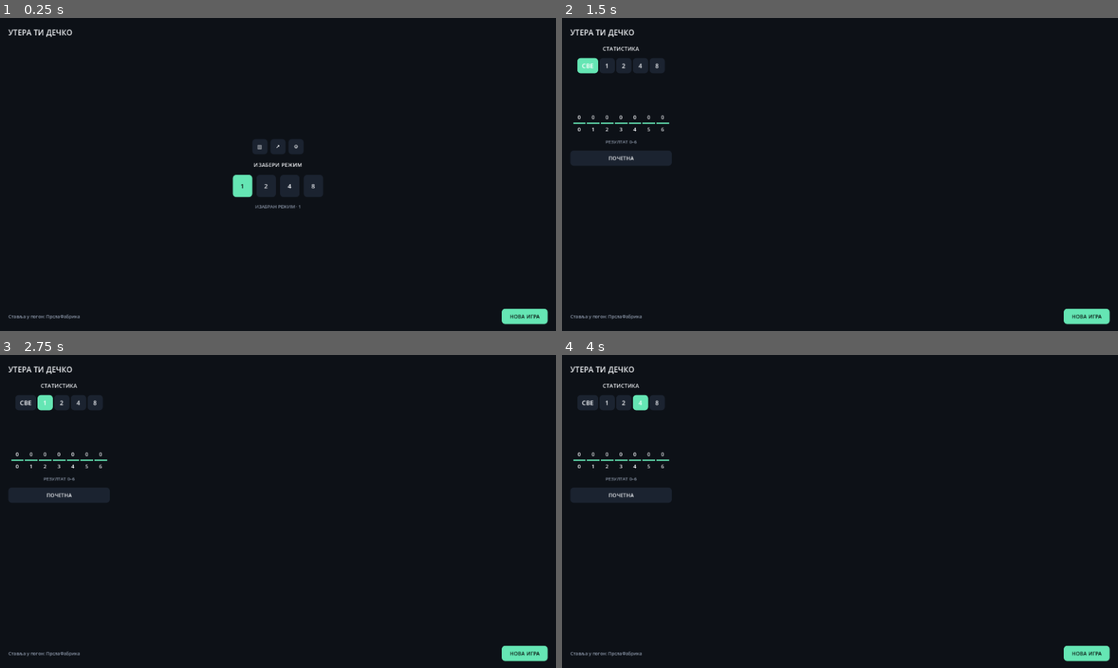
Above: before the commit, frames 1-4 (two rows, left to right).
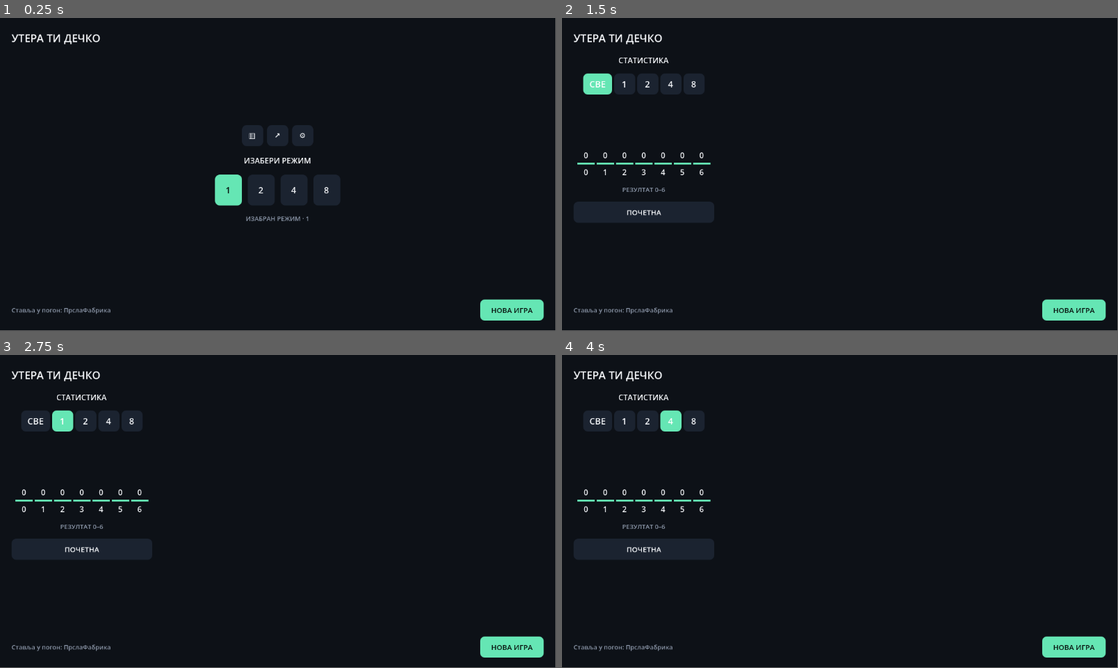
Above: after the commit, the same moments.

Repository: NenadDragisic/utera_ti_dechko
Game: Godot game, scene res://app/app_root.tscn
Same seed, same stepped clock (60 frames per second), same inputs: the game is played once before the commit and once after it.
Inputs:
- Up to frame 1 (0.25 s): no input
- Up to frame 2 (1.5 s): click "▥" at 0.5 s; click "СВЕ" at 1.25 s
- Up to frame 3 (2.75 s): click "1" at 2 s
- Up to frame 4 (4 s): click "2" at 2.75 s; click "4" at 3.5 s
In our replay, the window is 800x450 before the commit and 799x449 after it. These sizes can differ from the game's own. Grey fills any space a smaller window leaves; there, only what the larger window draws over its background counts as a difference.

The runs differ from the first frame. In frame 1, 3.7% of the frame differs, in the area x 1-99%, y 3-98%; in frame 2, 6.2%; in frame 3, 6.2%; in frame 4, 6.3%.

Commit message:
build: configure Windows Web and Android releases

Diff:
--- a/app/app_root.gd
+++ b/app/app_root.gd
@@ -19,6 +19,9 @@
 const DARK_THEME := preload("res://app/app_theme.tres")
 const LIGHT_THEME := preload("res://app/app_theme_light.tres")
 const REQUIRED_ANSWER_COUNT := SessionFactory.BUNDLE_ANSWER_COUNT
+const DESIGN_CONTENT_SIZE := Vector2i(1440, 900)
+const ANDROID_BASE_DPI := 160.0
+const SHELL_VERTICAL_MARGIN := 20
 const SAVE_RETRY_NOTICE := (
 	"Напредак није сачуван. Аутоматски ћемо покушати поново."
 )
@@ -48,6 +51,7 @@
 
 func _ready() -> void:
 	set_process_unhandled_key_input(true)
+	_apply_root_content_scale()
 	get_viewport().size_changed.connect(_on_viewport_size_changed)
 	_new_game_button.pressed.connect(_on_new_game_pressed)
 	word_repository = BazaWordRepository.new()
@@ -159,6 +163,7 @@
 	current_screen = screen
 	_screen_container.add_child(current_screen)
 	current_screen.set_anchors_and_offsets_preset(Control.PRESET_FULL_RECT)
+	_apply_responsive_shell()
 
 
 func _show_home(defer_previous_free: bool = false) -> void:
@@ -184,6 +189,7 @@
 	game.set_onscreen_keyboard(
 		coordinator != null and coordinator.settings.onscreen_keyboard
 	)
+	_apply_responsive_shell()
 
 
 func _show_results() -> void:
@@ -301,6 +307,7 @@
 		var game := current_screen as GameScreen
 		game.set_mobile_layout(platform_capabilities.is_mobile_layout(get_viewport_rect().size))
 		game.set_onscreen_keyboard(coordinator.settings.onscreen_keyboard)
+	_apply_responsive_shell()
 
 
 func _theme_for_preference(preference: Settings.ThemePreference) -> Theme:
@@ -489,7 +496,62 @@
 	_confirmation_dialog = null
 
 
+func _apply_root_content_scale(
+	physical_size: Vector2i = Vector2i.ZERO,
+	display_density: float = 0.0,
+) -> void:
+	var viewport := get_viewport()
+	if not viewport is Window:
+		return
+	var window := viewport as Window
+	if physical_size == Vector2i.ZERO:
+		physical_size = DisplayServer.window_get_size()
+	if physical_size.x <= 0 or physical_size.y <= 0:
+		return
+	if display_density <= 0.0:
+		display_density = _display_density()
+	var native_content_size := Vector2i(
+		roundi(physical_size.x / display_density),
+		roundi(physical_size.y / display_density),
+	)
+	var desired_size := DESIGN_CONTENT_SIZE
+	if (
+		native_content_size.x < DESIGN_CONTENT_SIZE.x
+		or native_content_size.y < DESIGN_CONTENT_SIZE.y
+	):
+		desired_size = native_content_size
+	if window.content_scale_size != desired_size:
+		window.content_scale_size = desired_size
+
+
+func _display_density() -> float:
+	if OS.get_name() != "Android":
+		return 1.0
+	return maxf(DisplayServer.screen_get_dpi() / ANDROID_BASE_DPI, 1.0)
+
+
+func _apply_responsive_shell() -> void:
+	if not is_node_ready():
+		return
+	var compact_game_landscape := (
+		current_screen is GameScreen
+		and (current_screen as GameScreen).mobile_layout
+		and get_viewport_rect().size.x > get_viewport_rect().size.y
+	)
+	var header := $SafeArea/Layout/Header as Control
+	var footer := $SafeArea/Layout/Footer as Control
+	header.visible = not compact_game_landscape
+	footer.visible = not compact_game_landscape and _new_game_button.visible
+	$SafeArea.add_theme_constant_override(
+		"margin_top", 0 if compact_game_landscape else SHELL_VERTICAL_MARGIN
+	)
+	$SafeArea.add_theme_constant_override(
+		"margin_bottom", 0 if compact_game_landscape else SHELL_VERTICAL_MARGIN
+	)
+
+
 func _on_viewport_size_changed() -> void:
+	_apply_root_content_scale()
 	if platform_capabilities == null or not current_screen is GameScreen:
 		return
 	var game := current_screen as GameScreen
@@ -497,3 +559,4 @@
 	game.set_onscreen_keyboard(
 		coordinator != null and coordinator.settings.onscreen_keyboard
 	)
+	_apply_responsive_shell()
--- a/features/gameplay/keyboard_view.gd
+++ b/features/gameplay/keyboard_view.gd
@@ -15,6 +15,7 @@
 ]
 const MINIMUM_TARGET_SIZE := Vector2(44, 44)
 const COLLAPSE_TWEEN_SECONDS := 0.14
+const ROW_DRAG_THRESHOLD := 8.0
 
 
 var collapsed: bool = false
@@ -23,6 +24,11 @@
 
 var _collapse_tween: Tween
 var _expanded_height: float = 44.0
+var _tracked_row_pointer: int = -1
+var _tracked_row: ScrollContainer
+var _row_pointer_start := Vector2.ZERO
+var _row_scroll_start: int = 0
+var _row_pointer_moved: bool = false
 
 @onready var _reopen_button: Button = $ReopenButton
 @onready var _sheet_content: PanelContainer = $SheetContent
@@ -80,18 +86,103 @@
 
 func _build_letter_rows() -> void:
 	for row_index in range(KEY_ROWS.size()):
-		var row: HBoxContainer = get_node(
-			"SheetContent/Content/Rows/Row%d/Keys" % (row_index + 1)
+		var scroll: ScrollContainer = get_node(
+			"SheetContent/Content/Rows/Row%d" % (row_index + 1)
 		)
+		var row: HBoxContainer = scroll.get_node("Keys")
+		scroll.gui_input.connect(_on_row_gui_input.bind(scroll))
 		for letter in KEY_ROWS[row_index]:
 			var button := Button.new()
 			button.name = "Key_%s" % letter
 			button.text = letter
 			button.custom_minimum_size = MINIMUM_TARGET_SIZE
 			button.focus_mode = Control.FOCUS_ALL
+			# The row owns pointer gestures so a drag that begins over a key can
+			# scroll. Buttons remain keyboard/screen-reader activatable through
+			# their pressed signal; row taps activate the hit-tested key below.
+			button.mouse_filter = Control.MOUSE_FILTER_IGNORE
 			button.add_to_group("keyboard_letters")
 			button.pressed.connect(letter_pressed.emit.bind(letter))
 			row.add_child(button)
+
+
+func _on_row_gui_input(event: InputEvent, row: ScrollContainer) -> void:
+	if event is InputEventScreenTouch:
+		var touch := event as InputEventScreenTouch
+		if touch.pressed:
+			_begin_row_pointer(touch.index, row, touch.position)
+			row.accept_event()
+		elif touch.index == _tracked_row_pointer and row == _tracked_row:
+			_finish_row_pointer(row, touch.position)
+			row.accept_event()
+		return
+	if event is InputEventScreenDrag:
+		var drag := event as InputEventScreenDrag
+		if drag.index == _tracked_row_pointer and row == _tracked_row:
+			_update_row_pointer(row, drag.position)
+			row.accept_event()
+		return
+	if event is InputEventMouseButton:
+		var mouse_button := event as InputEventMouseButton
+		if mouse_button.button_index != MOUSE_BUTTON_LEFT:
+			return
+		if mouse_button.pressed:
+			_begin_row_pointer(0, row, mouse_button.position)
+		else:
+			_finish_row_pointer(row, mouse_button.position)
+		row.accept_event()
+		return
+	if (
+		event is InputEventMouseMotion
+		and (event as InputEventMouseMotion).button_mask & MOUSE_BUTTON_MASK_LEFT
+		and row == _tracked_row
+	):
+		_update_row_pointer(row, (event as InputEventMouseMotion).position)
+		row.accept_event()
+
+
+func _begin_row_pointer(pointer: int, row: ScrollContainer, position: Vector2) -> void:
+	if _tracked_row_pointer != -1:
+		return
+	_tracked_row_pointer = pointer
+	_tracked_row = row
+	_row_pointer_start = position
+	_row_scroll_start = row.scroll_horizontal
+	_row_pointer_moved = false
+
+
+func _update_row_pointer(row: ScrollContainer, position: Vector2) -> void:
+	var travel := position - _row_pointer_start
+	if travel.length() > ROW_DRAG_THRESHOLD:
+		_row_pointer_moved = true
+	if absf(travel.x) <= ROW_DRAG_THRESHOLD or absf(travel.x) <= absf(travel.y):
+		return
+	row.scroll_horizontal = _row_scroll_start - roundi(travel.x)
+
+
+func _finish_row_pointer(row: ScrollContainer, position: Vector2) -> void:
+	if row != _tracked_row:
+		return
+	_update_row_pointer(row, position)
+	if not _row_pointer_moved:
+		_emit_row_key_at(row, position)
+	_tracked_row_pointer = -1
+	_tracked_row = null
+
+
+func _emit_row_key_at(row: ScrollContainer, position: Vector2) -> void:
+	var content_x := position.x + row.scroll_horizontal
+	var keys := row.get_node("Keys") as HBoxContainer
+	for child in keys.get_children():
+		var button := child as Button
+		if (
+			content_x >= button.position.x
+			and content_x <= button.position.x + button.size.x
+			and position.y >= button.position.y
+			and position.y <= button.position.y + button.size.y
+		):
+			letter_pressed.emit(button.text)
+			return
 
 
 func _apply_collapsed_state() -> void:
--- a/project.godot
+++ b/project.godot
@@ -23,6 +23,7 @@
 size/window_height_override=900
 stretch/mode="canvas_items"
 stretch/aspect="expand"
+handheld/orientation=6
 
 [editor_plugins]
 
@@ -40,3 +41,4 @@
 
 renderer/rendering_method="gl_compatibility"
 renderer/rendering_method.mobile="gl_compatibility"
+textures/vram_compression/import_etc2_astc=true
--- a/tests/scenes/test_app_shell.gd
+++ b/tests/scenes/test_app_shell.gd
@@ -60,6 +60,37 @@
 	await get_tree().process_frame
 	assert_eq(root.coordinator.active_mode, 4)
 	assert_signal_emitted_with_parameters(root, "game_requested", [4])
+
+
+func test_root_window_keeps_web_and_dense_android_at_readable_content_scale() -> void:
+	var window := get_tree().root
+	var original_content_scale_size := window.content_scale_size
+	var scene: PackedScene = load(APP_ROOT_SCENE_PATH)
+	assert_not_null(scene)
+	if scene == null:
+		return
+	var root: Control = scene.instantiate()
+	root.save_repository_override = MemorySaveRepository.new()
+	add_child_autofree(root)
+
+	root._apply_root_content_scale(Vector2i(390, 844))
+	var portrait_scale := window.content_scale_size
+	root._apply_root_content_scale(Vector2i(844, 390))
+	var landscape_scale := window.content_scale_size
+	root._apply_root_content_scale(Vector2i(1440, 900))
+	var desktop_scale := window.content_scale_size
+	root._apply_root_content_scale(Vector2i(1080, 2400), 2.625)
+	var android_portrait_scale := window.content_scale_size
+	root._apply_root_content_scale(Vector2i(2400, 1080), 2.625)
+	var android_landscape_scale := window.content_scale_size
+
+	window.content_scale_size = original_content_scale_size
+	await get_tree().process_frame
+	assert_eq(portrait_scale, Vector2i(390, 844))
+	assert_eq(landscape_scale, Vector2i(844, 390))
+	assert_eq(desktop_scale, Vector2i(1440, 900))
+	assert_eq(android_portrait_scale, Vector2i(411, 914))
+	assert_eq(android_landscape_scale, Vector2i(914, 411))
 
 
 func test_shell_ticks_dirty_progress_and_rejects_an_unusable_pool() -> void:
--- a/tests/scenes/test_keyboard_view.gd
+++ b/tests/scenes/test_keyboard_view.gd
@@ -45,6 +45,44 @@
 	assert_signal_emitted(keyboard, "erase_pressed")
 	assert_eq(session.current_input, "")
 	assert_eq(session.attempt_index, 0)
+
+
+func test_touch_drag_starting_over_a_key_reaches_each_final_key_without_typing() -> void:
+	var keyboard := _keyboard()
+	if keyboard == null:
+		return
+	keyboard.size = Vector2(390, 300)
+	await get_tree().process_frame
+	watch_signals(keyboard)
+	var final_letters := ["Ш", "Ч", "М"]
+
+	for row_index in range(3):
+		var row: ScrollContainer = keyboard.get_node(
+			"SheetContent/Content/Rows/Row%d" % (row_index + 1)
+		)
+		var keys: HBoxContainer = row.get_node("Keys")
+		var first_key := keys.get_child(0) as Button
+		var start := Vector2(first_key.position.x + first_key.size.x * 0.5, 22.0)
+		_emit_row_touch(row, start, true)
+		_emit_row_drag(row, start - Vector2(300.0, 0.0), Vector2(-300.0, 0.0))
+		_emit_row_touch(row, start - Vector2(300.0, 0.0), false)
+		assert_gt(row.scroll_horizontal, 0, "row %d scrolls" % (row_index + 1))
+		assert_signal_emit_count(keyboard, "letter_pressed", row_index)
+
+		var final_key := keys.get_child(keys.get_child_count() - 1) as Button
+		var final_position := Vector2(
+			final_key.position.x + final_key.size.x * 0.5 - row.scroll_horizontal,
+			22.0,
+		)
+		assert_between(final_position.x, 0.0, row.size.x)
+		_emit_row_touch(row, final_position, true)
+		_emit_row_touch(row, final_position, false)
+		assert_signal_emitted_with_parameters(
+			keyboard,
+			"letter_pressed",
+			[final_letters[row_index]],
+		)
+		assert_signal_emit_count(keyboard, "letter_pressed", row_index + 1)
 
 
 func test_collapse_leaves_only_reopen_handle_and_submit_collapses_sheet() -> void:
@@ -123,3 +161,19 @@
 	var keyboard: Control = scene.instantiate()
 	add_child_autofree(keyboard)
 	return keyboard
+
+
+func _emit_row_touch(row: ScrollContainer, position: Vector2, pressed: bool) -> void:
+	var event := InputEventScreenTouch.new()
+	event.index = 0
+	event.position = position
+	event.pressed = pressed
+	row.gui_input.emit(event)
+
+
+func _emit_row_drag(row: ScrollContainer, position: Vector2, relative: Vector2) -> void:
+	var event := InputEventScreenDrag.new()
+	event.index = 0
+	event.position = position
+	event.relative = relative
+	row.gui_input.emit(event)
--- a/tests/scenes/test_mobile_game_screen.gd
+++ b/tests/scenes/test_mobile_game_screen.gd
@@ -164,7 +164,7 @@
 
 func test_android_rotation_reveals_progressed_active_row_after_viewport_shrinks() -> void:
 	var viewport := SubViewport.new()
-	viewport.size = Vector2i(390, 844)
+	viewport.size = Vector2i(411, 914)
 	add_child_autofree(viewport)
 	var root: Control = load("res://app/app_root.tscn").instantiate()
 	root.save_repository_override = MemorySaveRepository.new()
@@ -177,11 +177,26 @@
 	await get_tree().process_frame
 	var screen: GameScreen = root.current_screen
 	assert_true(_active_row_is_visible(screen, session), "portrait setup")
-
-	viewport.size = Vector2i(844, 390)
-	await get_tree().process_frame
-	await get_tree().process_frame
-	assert_true(_active_row_is_visible(screen, session), "landscape after rotation")
+	assert_true(root.get_node("SafeArea/Layout/Header").visible)
+	assert_true(root.get_node("SafeArea/Layout/Footer").visible)
+	var keyboard: KeyboardView = screen.get_node("Layout/KeyboardView")
+	keyboard.set_collapsed(false)
+	await get_tree().create_timer(KeyboardView.COLLAPSE_TWEEN_SECONDS + 0.05).timeout
+
+	viewport.size = Vector2i(914, 411)
+	await get_tree().process_frame
+	await get_tree().process_frame
+	assert_false(root.get_node("SafeArea/Layout/Header").visible)
+	assert_false(root.get_node("SafeArea/Layout/Footer").visible)
+	assert_eq(root.get_node("SafeArea").get_theme_constant("margin_top"), 0)
+	assert_eq(root.get_node("SafeArea").get_theme_constant("margin_bottom"), 0)
+	assert_true(_active_row_is_visible(screen, session), "expanded landscape after rotation")
+
+	viewport.size = Vector2i(411, 914)
+	await get_tree().process_frame
+	await get_tree().process_frame
+	assert_true(root.get_node("SafeArea/Layout/Header").visible)
+	assert_true(root.get_node("SafeArea/Layout/Footer").visible)
 
 
 func _mobile_screen(viewport_size: Vector2) -> Control:
Not shown, added: export_presets.cfg
Not shown, changed: .gitignore
Not shown, added: README.md
Not shown, added: docs/setup/godot-development.md
Not shown, added: docs/testing/release-smoke-checklist.md
